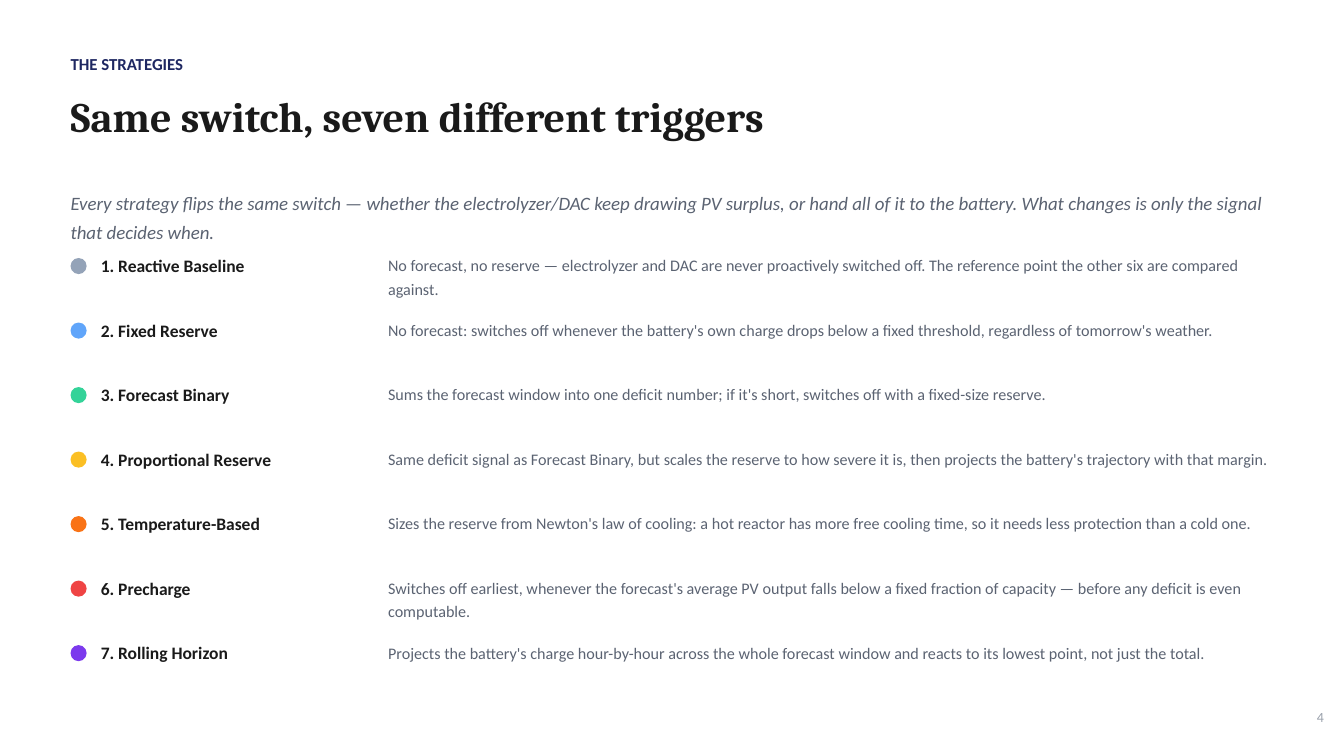
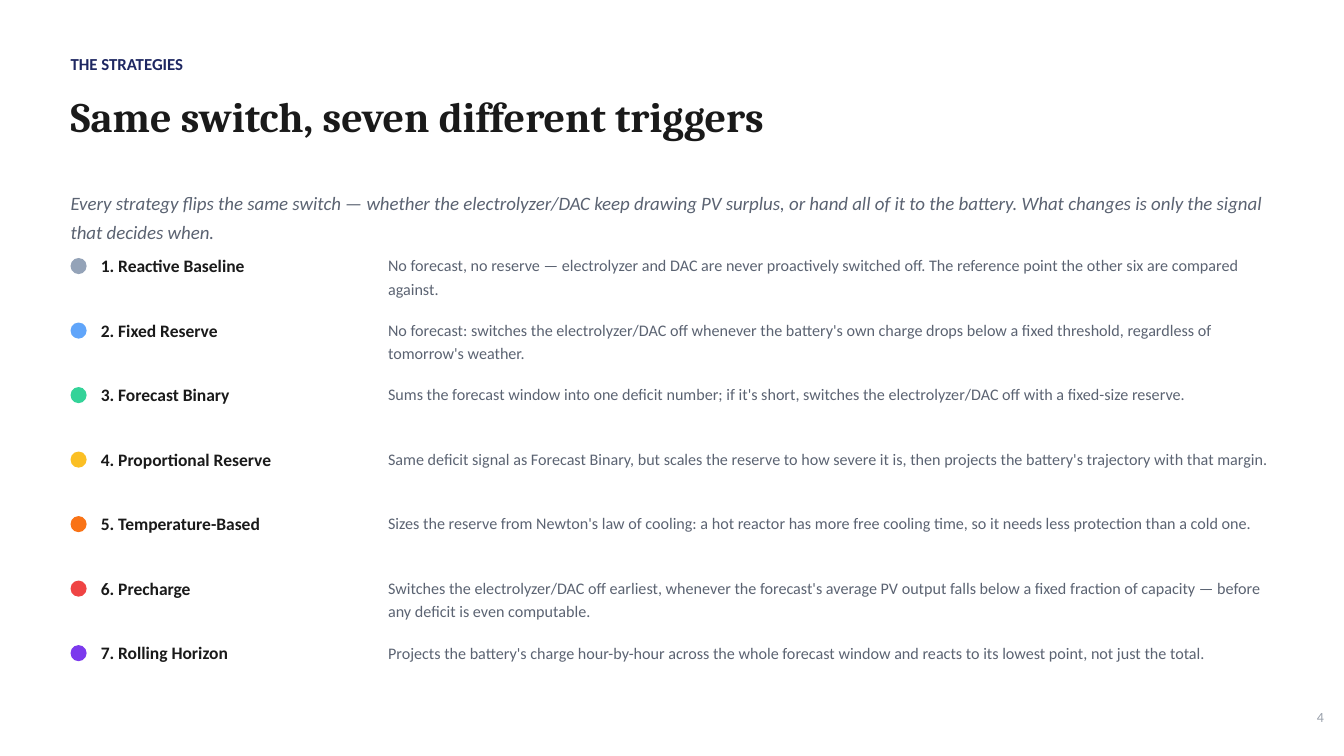
Before and after one commit to GRKG9T/SoTA-Commission-II-Intermittent-Abundance-Csontos-Tamas, a slide deck: slide 4 of SOTA_Commission_II_Slides.pptx. Drawn at 1344x756 pixels with LibreOffice and Linux fonts; fonts in the diff are those of the drawing. Boxes give left, top, right and bottom in pixels: in the first picture for what was removed or moved away, otherwise in the second. Text is boxed around its words. In the diff, an @@ line names an element or a change of style, - is before the commit and + after.

```diff
--- a/SOTA_Commission_II_Slides.pptx
+++ b/SOTA_Commission_II_Slides.pptx
@@ text at [388, 325, 1211, 359]: text changed @@
-No forecast: switches off whenever the battery's own charge drops below a fixed threshold, regardless of tomorrow's weather.
+No forecast: switches the electrolyzer/DAC off whenever the battery's own charge drops below a fixed threshold, regardless of tomorrow's weather.
@@ text at [388, 389, 1185, 403]: text changed @@
-Sums the forecast window into one deficit number; if it's short, switches off with a fixed-size reserve.
+Sums the forecast window into one deficit number; if it's short, switches the electrolyzer/DAC off with a fixed-size reserve.
@@ text at [388, 583, 1260, 620]: text changed @@
-Switches off earliest, whenever the forecast's average PV output falls below a fixed fraction of capacity — before any deficit is even computable.
+Switches the electrolyzer/DAC off earliest, whenever the forecast's average PV output falls below a fixed fraction of capacity — before any deficit is even computable.
```
